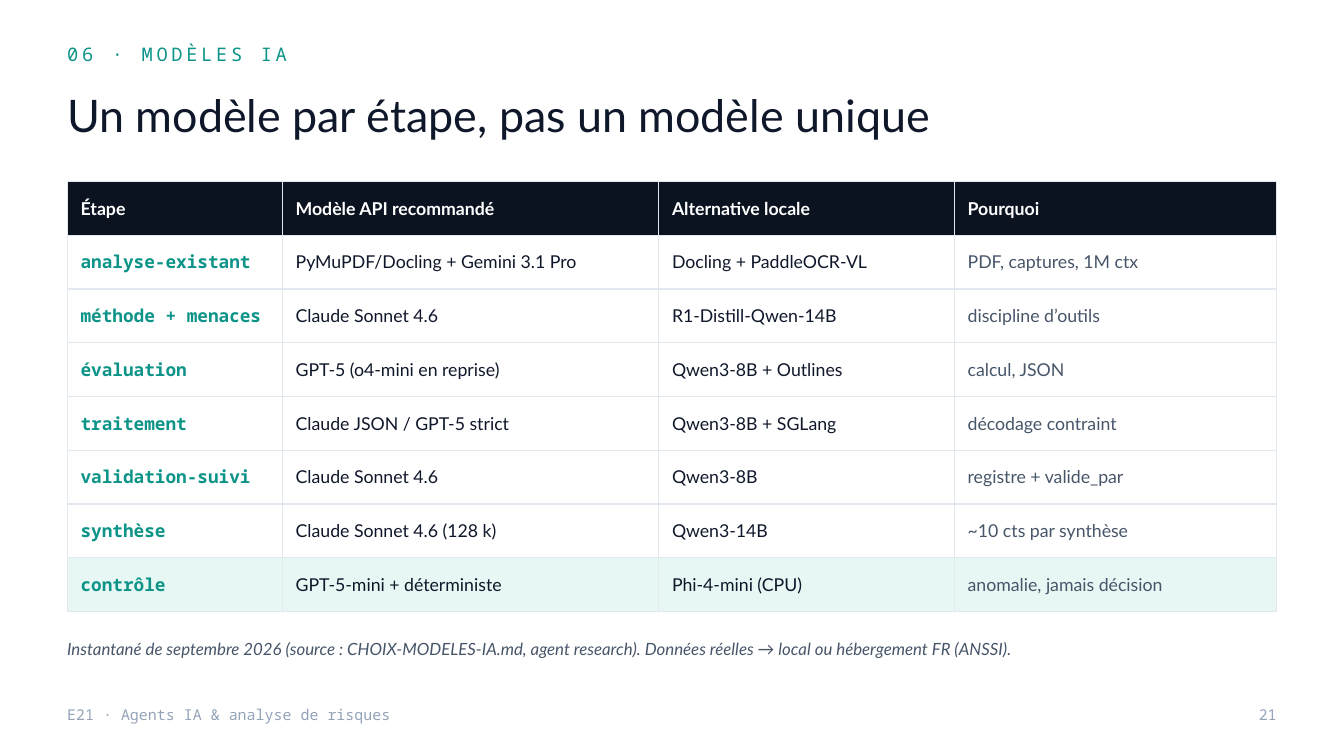
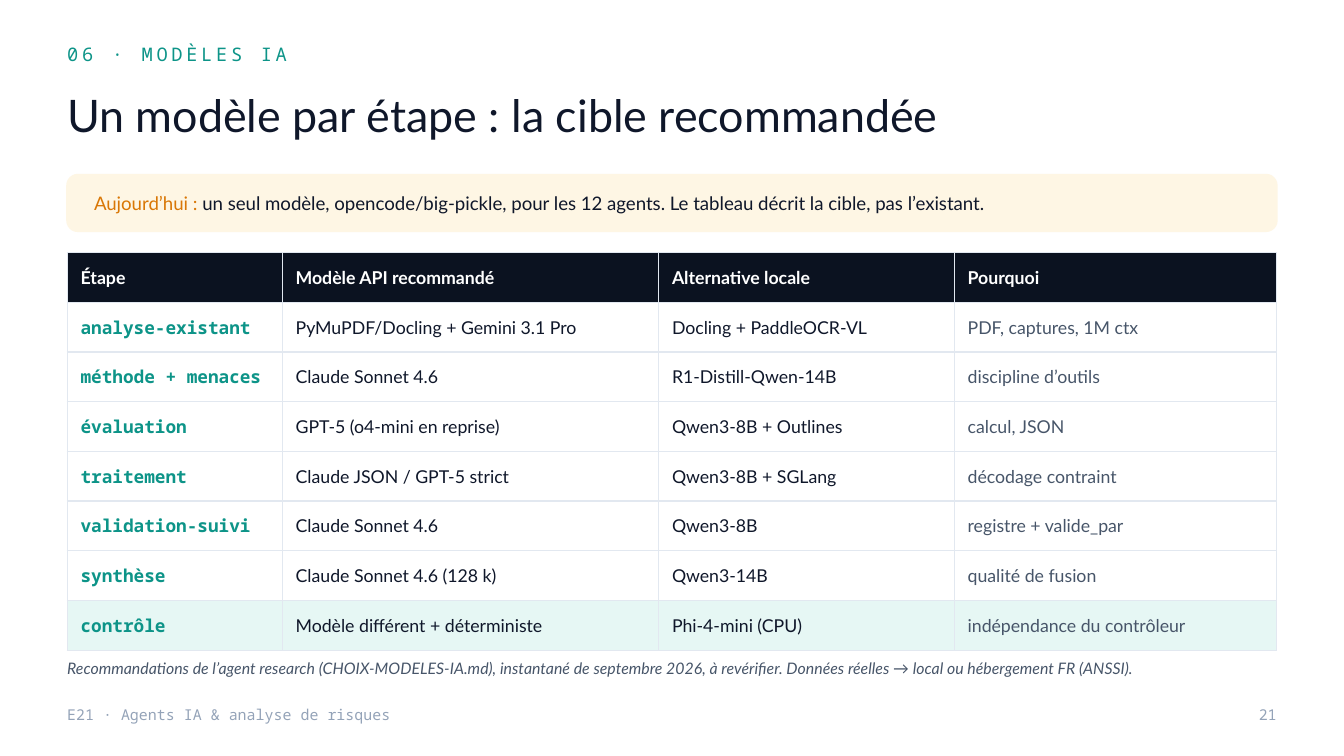
Before and after one commit to MelvinBzh/management_de_la_securite, a slide deck: slide 21 of soutenance/Soutenance_E21_Agents_IA.pptx. Drawn at 1344x756 pixels with LibreOffice and Linux fonts; fonts in the diff are those of the drawing. Boxes give left, top, right and bottom in pixels: in the first picture for what was removed or moved away, otherwise in the second. Text is boxed around its words. In the diff, an @@ line names an element or a change of style, - is before the commit and + after.

```diff
--- a/soutenance/Soutenance_E21_Agents_IA.pptx
+++ b/soutenance/Soutenance_E21_Agents_IA.pptx
@@ text at (67,99,938,140): text changed @@
-Un modèle par étape, pas un modèle unique
+Un modèle par étape : la cible recommandée
@@ rounded rectangle added at (67,175,1277,231), fill #FEF6E4, outline #FEF6E4 1 pt @@
@@ text added at (94,196,984,214), 10 pt, text #0F172A @@
+Aujourd’hui : un seul modèle, opencode/big-pickle, pour les 12 agents. Le tableau décrit la cible, pas l’existant.
@@ table at (67,253,1277,650) @@
-row 7, column 4: ~10 cts par synthèse
+row 7, column 4: qualité de fusion
-row 8, column 2: GPT-5-mini + déterministe
+row 8, column 2: Modèle différent + déterministe
-row 8, column 4: anomalie, jamais décision
+row 8, column 4: indépendance du contrôleur
@@ table: place and size @@
-table at (67,181,1277,612)
+table at (67,253,1277,650)
@@ text at (67,662,1133,677): text changed; size 9 to 8.5 pt @@
-Instantané de septembre 2026 (source : CHOIX-MODELES-IA.md, agent research). Données réelles → local ou hébergement FR (ANSSI).
+Recommandations de l’agent research (CHOIX-MODELES-IA.md), instantané de septembre 2026, à revérifier. Données réelles → local ou hébergement FR (ANSSI).
```
Also in this commit, not shown: 20 other slides changed, 1 slide added, 1 slide removed.
